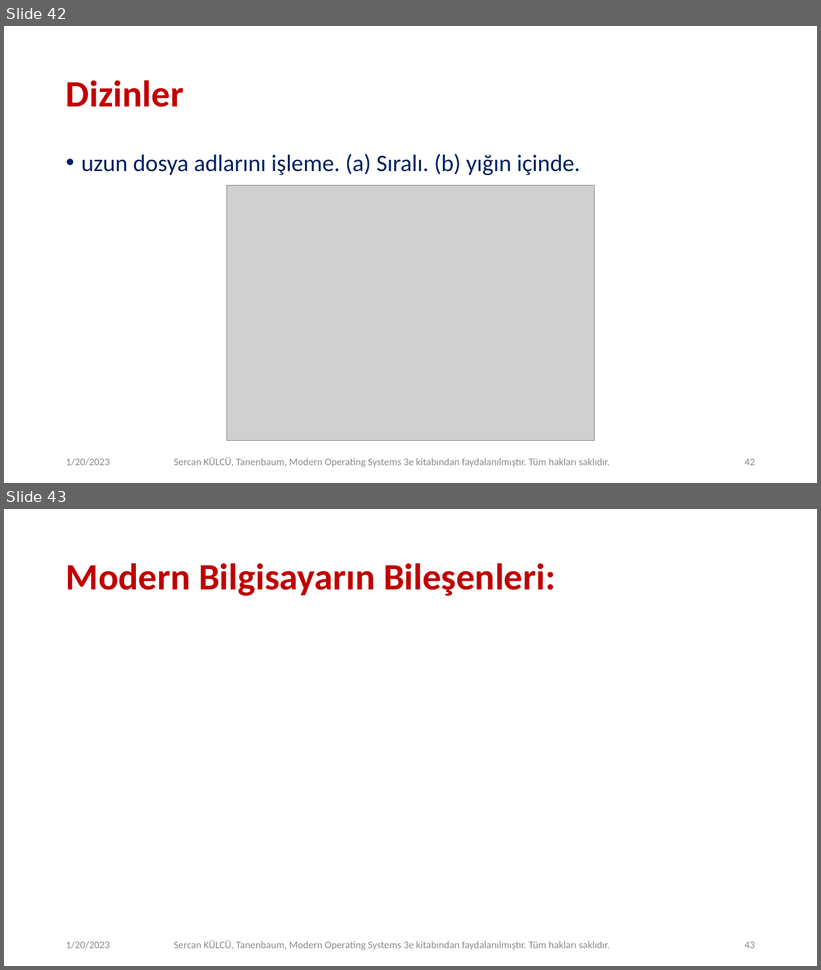
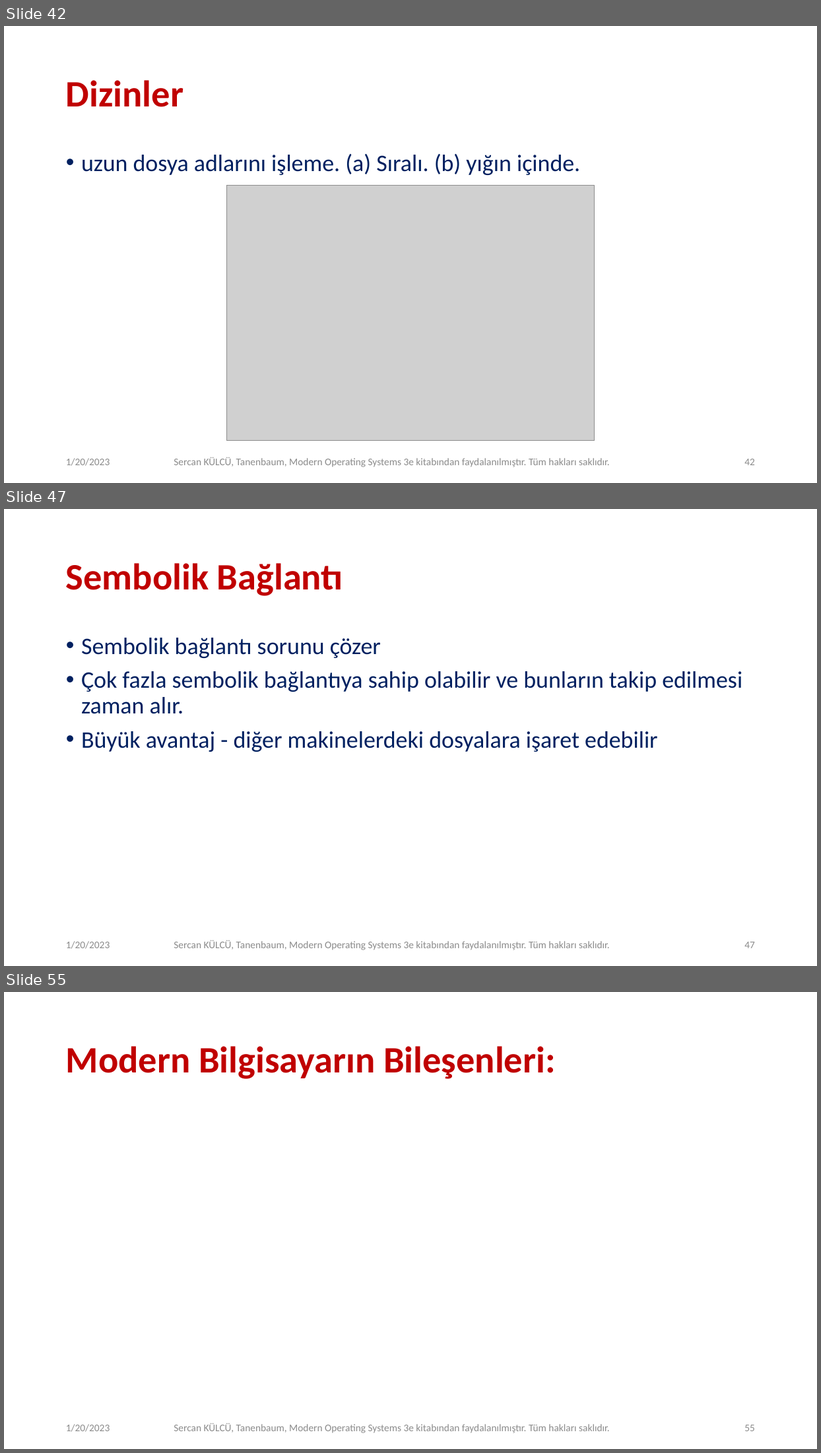
Before and after one commit to sercankulcu/sercankulcu.github.io, a slide deck: files/os/4_Bolum_4_Dosya.pptx. Shown one above the other, each under a label of ours: slides 42 and 43 before the commit, slides 42, 47 and 55 after it; the slides between them are not shown. The pictures are 821x970 and 821x1453 pixels, drawn with LibreOffice and Linux fonts; fonts in the diff are those of the drawing; grey boxes stand for pictures. Boxes give left, top, right and bottom in pixels: in the first picture for what was removed or moved away, otherwise in the second. Text is boxed around its words. In the diff, an @@ line names an element or a change of style, - is before the commit and + after.

```diff
--- a/files/os/4_Bolum_4_Dosya.pptx
+++ b/files/os/4_Bolum_4_Dosya.pptx
@@ slide 47 added at box(4, 509, 817, 966), background #FFFFFF @@
@@ title added at box(66, 563, 343, 596), 44 pt, text #C00000, bold @@
+Sembolik Bağlantı
@@ text added at box(81, 638, 743, 752), 28 pt, text #002060 @@
+• Sembolik bağlantı sorunu çözer
+• Çok fazla sembolik bağlantıya sahip olabilir ve bunların takip edilmesi zaman alır.
+• Büyük avantaj - diğer makinelerdeki dosyalara işaret edebilir
@@ text added at box(66, 941, 110, 949), 12 pt, text #8C8C8C @@
+1/20/2023
@@ text added at box(174, 941, 610, 951), 12 pt, text #8C8C8C @@
+Sercan KÜLCÜ, Tanenbaum, Modern Operating Systems 3e kitabından faydalanılmıştır. Tüm hakları saklıdır.
@@ page number added at box(745, 942, 755, 949), 12 pt, text #8C8C8C @@
+47
@@ what was slide 43 is now slide 55 @@
@@ page number at box(745, 1425, 755, 1432): text changed @@
-43
+55
```
Also in this commit, not shown: 34 other slides added, 1 other file.
